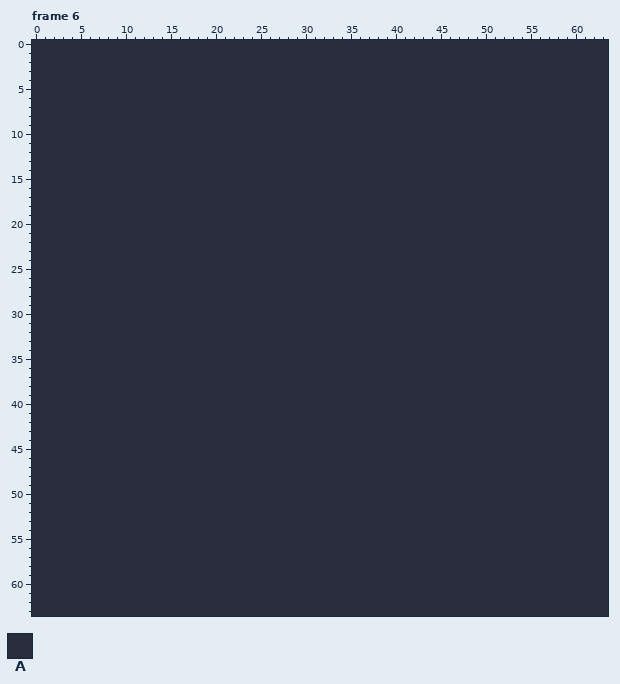
Pixel-art file: assets/textures/tilemaps/garden/foliage/boulders.aseprite. That is the earlier state.
64x64 pixels, 10 frames. Colours within 5 levels of each other are drawn and written as one. Shown: frame 6.
Visible layers, top first: "Moss", "Rock", "BKG".
Palette (. is transparent): A #282c3c
Pixels before, frame 6 (only the part around the change), first column x 10:
20 AAAAAAAAAAAAAAAAAAAAAAAAAAAAAAAAAAAAAAAAAAAAAAAAA
21 AAAAAAAAAAAAAAAAAAAAAAAAAAAAAAAAAAAAAAAAAAAAAAAAA
22 AAAAAAAAAAAAAAAAAAAAAAAAAAAAAAAAAAAAAAAAAAAAAAAAA
23 AAAAAAAAAAAAAAAAAAAAAAAAAAAAAAAAAAAAAAAAAAAAAAAAA
24 AAAAAAAAAAAAAAAAAAAAAAAAAAAAAAAAAAAAAAAAAAAAAAAAA
25 AAAAAAAAAAAAAAAAAAAAAAAAAAAAAAAAAAAAAAAAAAAAAAAAA
26 AAAAAAAAAAAAAAAAAAAAAAAAAAAAAAAAAAAAAAAAAAAAAAAAA
27 AAAAAAAAAAAAAAAAAAAAAAAAAAAAAAAAAAAAAAAAAAAAAAAAA
28 AAAAAAAAAAAAAAAAAAAAAAAAAAAAAAAAAAAAAAAAAAAAAAAAA
29 AAAAAAAAAAAAAAAAAAAAAAAAAAAAAAAAAAAAAAAAAAAAAAAAA
30 AAAAAAAAAAAAAAAAAAAAAAAAAAAAAAAAAAAAAAAAAAAAAAAAA
31 AAAAAAAAAAAAAAAAAAAAAAAAAAAAAAAAAAAAAAAAAAAAAAAAA
32 AAAAAAAAAAAAAAAAAAAAAAAAAAAAAAAAAAAAAAAAAAAAAAAAA
33 AAAAAAAAAAAAAAAAAAAAAAAAAAAAAAAAAAAAAAAAAAAAAAAAA
34 AAAAAAAAAAAAAAAAAAAAAAAAAAAAAAAAAAAAAAAAAAAAAAAAA
35 AAAAAAAAAAAAAAAAAAAAAAAAAAAAAAAAAAAAAAAAAAAAAAAAA
36 AAAAAAAAAAAAAAAAAAAAAAAAAAAAAAAAAAAAAAAAAAAAAAAAA
37 AAAAAAAAAAAAAAAAAAAAAAAAAAAAAAAAAAAAAAAAAAAAAAAAA
38 AAAAAAAAAAAAAAAAAAAAAAAAAAAAAAAAAAAAAAAAAAAAAAAAA
39 AAAAAAAAAAAAAAAAAAAAAAAAAAAAAAAAAAAAAAAAAAAAAAAAA
40 AAAAAAAAAAAAAAAAAAAAAAAAAAAAAAAAAAAAAAAAAAAAAAAAA
41 AAAAAAAAAAAAAAAAAAAAAAAAAAAAAAAAAAAAAAAAAAAAAAAAA
42 AAAAAAAAAAAAAAAAAAAAAAAAAAAAAAAAAAAAAAAAAAAAAAAAA
43 AAAAAAAAAAAAAAAAAAAAAAAAAAAAAAAAAAAAAAAAAAAAAAAAA
44 AAAAAAAAAAAAAAAAAAAAAAAAAAAAAAAAAAAAAAAAAAAAAAAAA
45 AAAAAAAAAAAAAAAAAAAAAAAAAAAAAAAAAAAAAAAAAAAAAAAAA
46 AAAAAAAAAAAAAAAAAAAAAAAAAAAAAAAAAAAAAAAAAAAAAAAAA
47 AAAAAAAAAAAAAAAAAAAAAAAAAAAAAAAAAAAAAAAAAAAAAAAAA
48 AAAAAAAAAAAAAAAAAAAAAAAAAAAAAAAAAAAAAAAAAAAAAAAAA
49 AAAAAAAAAAAAAAAAAAAAAAAAAAAAAAAAAAAAAAAAAAAAAAAAA
50 AAAAAAAAAAAAAAAAAAAAAAAAAAAAAAAAAAAAAAAAAAAAAAAAA
51 AAAAAAAAAAAAAAAAAAAAAAAAAAAAAAAAAAAAAAAAAAAAAAAAA
52 AAAAAAAAAAAAAAAAAAAAAAAAAAAAAAAAAAAAAAAAAAAAAAAAA
53 AAAAAAAAAAAAAAAAAAAAAAAAAAAAAAAAAAAAAAAAAAAAAAAAA
54 AAAAAAAAAAAAAAAAAAAAAAAAAAAAAAAAAAAAAAAAAAAAAAAAA
55 AAAAAAAAAAAAAAAAAAAAAAAAAAAAAAAAAAAAAAAAAAAAAAAAA
56 AAAAAAAAAAAAAAAAAAAAAAAAAAAAAAAAAAAAAAAAAAAAAAAAA
57 AAAAAAAAAAAAAAAAAAAAAAAAAAAAAAAAAAAAAAAAAAAAAAAAA
58 AAAAAAAAAAAAAAAAAAAAAAAAAAAAAAAAAAAAAAAAAAAAAAAAA
59 AAAAAAAAAAAAAAAAAAAAAAAAAAAAAAAAAAAAAAAAAAAAAAAAA
60 AAAAAAAAAAAAAAAAAAAAAAAAAAAAAAAAAAAAAAAAAAAAAAAAA
61 AAAAAAAAAAAAAAAAAAAAAAAAAAAAAAAAAAAAAAAAAAAAAAAAA
62 AAAAAAAAAAAAAAAAAAAAAAAAAAAAAAAAAAAAAAAAAAAAAAAAA
63 AAAAAAAAAAAAAAAAAAAAAAAAAAAAAAAAAAAAAAAAAAAAAAAAA
Once edited:
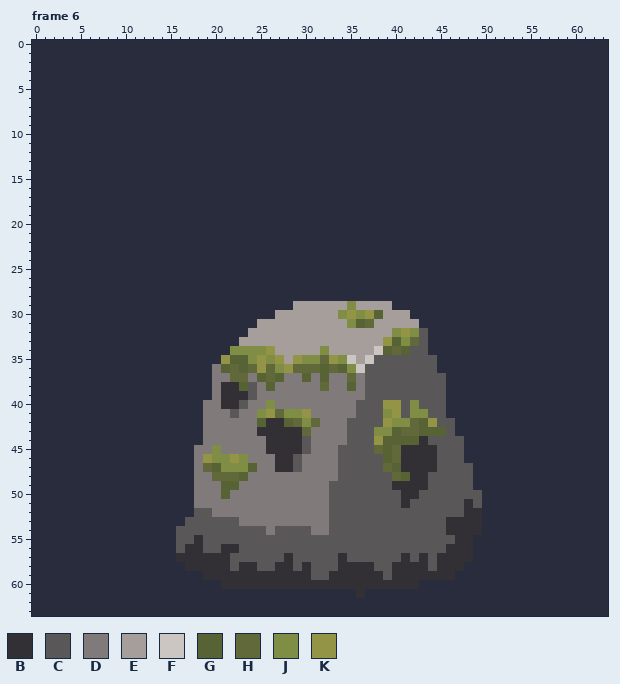
Colours new in this view: B #322f35  C #595757  D #807b7a  E #a69e9a  F #cbc6c1  G #586335  H #61683a  J #7f8e44  K #939446
What changed:
Frame 6, layers "Moss", "Rock":
y 29: x 29..39 AAAAAAAAAAA -> EEEEEEJEEEE
y 30: x 27..41 AAAAAAAAAAAAAAA -> EEEEEEEJKJKGEEE
y 31: x 25..42 AAAAAAAAAAAAAAAAAA -> EEEEEEEEEEJGHEEEEE
y 32: x 24..43 AAAAAAAAAAAAAAAAAAAA -> EEEEEEEEEEEEEEEEJKJC
y 33: x 23..43 AAAAAAAAAAAAAAAAAAAAA -> EEEEEEEEEEEEEEEEKGJHC
y 34: x 22..43 AAAAAAAAAAAAAAAAAAAAAA -> JJJJKEEEEEJEEEEEFGHGCC
y 35: x 21..44 AAAAAAAAAAAAAAAAAAAAAAAA -> KGGJKJKEKJJHKJFEFCCCCCCC
y 36: x 20..44 AAAAAAAAAAAAAAAAAAAAAAAAA -> DGHGHKHJKHHHGHGJFCCCCCCCC
y 37: x 20..45 AAAAAAAAAAAAAAAAAAAAAAAAAA -> DDHHDGHGDDGDGDDHDCCCCCCCCC
y 38: x 20..45 AAAAAAAAAAAAAAAAAAAAAAAAAA -> DBBGCDGDDDDDHDDGDCCCCCCCCC
y 39: x 20..45 AAAAAAAAAAAAAAAAAAAAAAAAAA -> DBBBCDDDDDDDDDDDDCCCCCCCCC
y 40: x 19..45 AAAAAAAAAAAAAAAAAAAAAAAAAAA -> DDBBCDDJDDDDDDDDDCCCKKCJCCC
y 41: x 19..45 AAAAAAAAAAAAAAAAAAAAAAAAAAA -> DDDCDDJKHJJKDDDDDCCCJKCJJCC
y 42: x 19..46 AAAAAAAAAAAAAAAAAAAAAAAAAAAA -> DDDDDDGBBGHJHDDDCCCCKJJHGKCC
y 43: x 19..46 AAAAAAAAAAAAAAAAAAAAAAAAAAAA -> DDDDDDBBBBBHDDDDCCCJJGHHGGGC
y 44: x 19..47 AAAAAAAAAAAAAAAAAAAAAAAAAAAAA -> DDDDDDDBBBBCDDDDCCCKGGGGBCCCC
y 45: x 18..47 AAAAAAAAAAAAAAAAAAAAAAAAAAAAAA -> DDJDDDDDBBBBCDDDCCCCHGHBBBBCCC
y 46: x 18..47 AAAAAAAAAAAAAAAAAAAAAAAAAAAAAA -> DKJJKJDDDBBCDDDDCCCCCGHBBBBCCC
y 47: x 18..48 AAAAAAAAAAAAAAAAAAAAAAAAAAAAAAA -> DHGJJJGDDBBCDDDDCCCCCHGBBBBCCCC
y 48: x 18..48 AAAAAAAAAAAAAAAAAAAAAAAAAAAAAAA -> DDHHHGDDDDDDDDDDCCCCCCHGBBCCCCC
y 49: x 18..48 AAAAAAAAAAAAAAAAAAAAAAAAAAAAAAA -> DDDGGDDDDDDDDDDCCCCCCCBBBBCCCCC
y 50: x 18..49 AAAAAAAAAAAAAAAAAAAAAAAAAAAAAAAA -> DDDGDDDDDDDDDDDCCCCCCCCBBCCCCCCC
y 51: x 18..49 AAAAAAAAAAAAAAAAAAAAAAAAAAAAAAAA -> DDDDDDDDDDDDDDDCCCCCCCCBCCCCCCBC
y 52: x 18..49 AAAAAAAAAAAAAAAAAAAAAAAAAAAAAAAA -> CCDDDDDDDDDDDDDCCCCCCCCCCCCCCCBB
y 53: x 17..49 AAAAAAAAAAAAAAAAAAAAAAAAAAAAAAAAA -> CCCCCCDDDDDDDDDDCCCCCCCCCCCCCBBBB
y 54: x 16..49 AAAAAAAAAAAAAAAAAAAAAAAAAAAAAAAAAA -> CCCCCCCCCCDCCCCDDCCCCCCCCCCCCCBBBB
y 55: x 16..48 AAAAAAAAAAAAAAAAAAAAAAAAAAAAAAAAA -> CCBCCCCCCCCCCCCCCCCCCCCCCCCCCCCBB
y 56: x 16..48 AAAAAAAAAAAAAAAAAAAAAAAAAAAAAAAAA -> CBBCCBBCCCCCCCCCCCCCCCCCCCCCCCBBB
y 57: x 16..48 AAAAAAAAAAAAAAAAAAAAAAAAAAAAAAAAA -> BBBBBBCCCCCCBCCCCCBCCCCCCBCBCBBBB
y 58: x 17..47 AAAAAAAAAAAAAAAAAAAAAAAAAAAAAAA -> BBBBBCBBCCBBCBCCCBBBBCCBBBBCBBB
y 59: x 19..46 AAAAAAAAAAAAAAAAAAAAAAAAAAAA -> BBBBBBBBBBBBCCBBBBBBCBBBBBBB
y 60: x 21..42 AAAAAAAAAAAAAAAAAAAAAA -> BBBBBBBBBBBBBBBBBBBBBB
y 61: x 36 A -> B
Where, in picture pixels (left, top, right, bottom), the same in both pictures:
changed: (176, 301, 482, 598)
